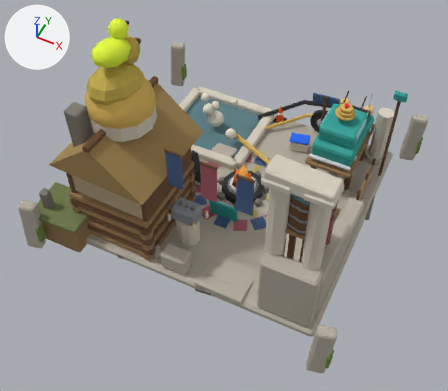
One commit to the FBX model client/CultOfComfort.Unity/Assets/Resources/Art/Models/hearth_l5.fbx: the scene before it, then after it.
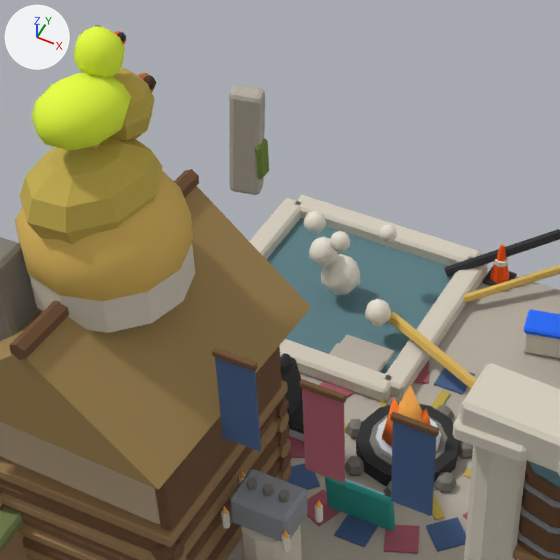
Each version appears first whole from a 50 mm camera at (2.61, -5.87, 7.19) aimed at (0.11, -0.87, 0.94), and next in a close-up on the part from 17% to 68% of the width and 2% to 60% of the height. Lighting does not change. The marker at upper left points along +X, +Y and +Z. The older version's two pictures come first. Where no turn or scale is listed for an object, it has been applied to the vertices. Vertices at exactly the same position are counted once.

The first close-up shows 'Fire', 'Hoses', 'Ruin', 'Steam'.
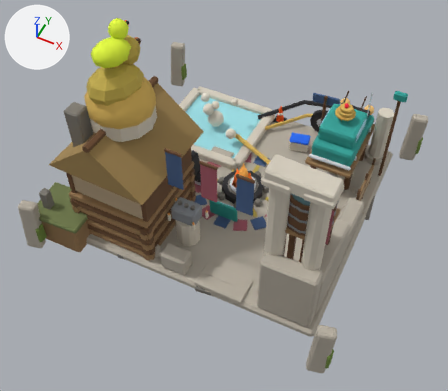
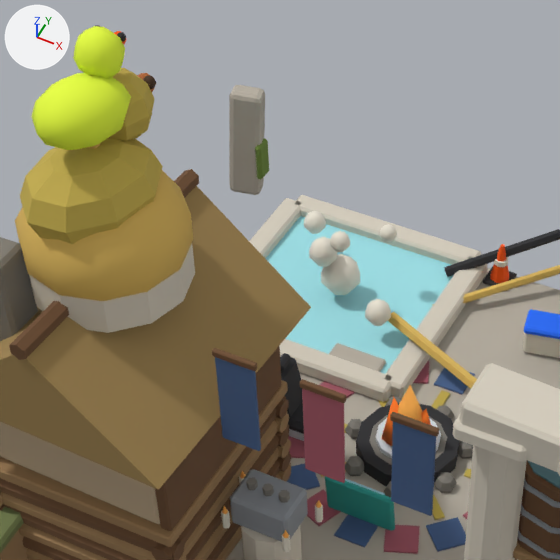
Boxes (x1, y1, x2, y2) around the edits, measured in the close-ups (560 x 560 px):
'PoolWater', added (cyan): after (265, 216, 454, 374)
part 1 of me_ruin, deleted (cyan): before (267, 218, 454, 374)

The change, as a list of edits to the scene's bpy script:
```text
Change me_ruin:
    used by ob_ruin; location = (0.0, 0.0, 0.0)
    remove me_ruin.from_pydata(...)  # 4723 vertices, 4556 faces; spans x -2.39..2.2, y -2.27..2.12, z -0.01..3.33
    add me_ruin.from_pydata(...)  # 4715 vertices, 4550 faces; spans x -2.39..2.2, y -2.27..2.12, z -0.01..3.33
    me_ruin part 1: the loose piece of 8 vertices spanning x -1.64..-0.38, y 0.46..1.67, z 0.13..0.17 is deleted
Add me_poolwater:
    me_poolwater.from_pydata(...)  # a box spanning x -1.64..-0.38, y 0.46..1.67, z 0.15..0.19
    me_poolwater.materials.append(mat_palette)  # picture img_palette_png
Add ob_poolwater:
    ob_poolwater = bpy.data.objects.new('PoolWater', me_poolwater)
    ob_poolwater.location = (0.0, 0.0, 0.0)
```
